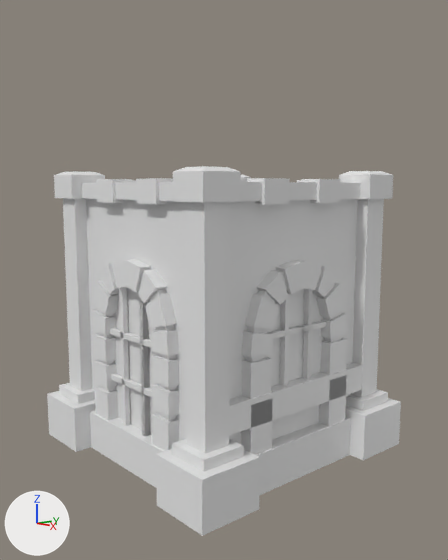
What one commit did to the Blender file archerTower.blend.
Rendered twice from a 50 mm lens placed at (9.41, -8.09, 5.22), pointed at (0.1, 0.01, 3.38). The lights are fixed; the arrows at lower left show +X, +Y and +Z.

The first picture shows 'Cube.003', 'Cube.009', 'Cube.011', 'Cube.014', 'Cube.015', 'Cube.016', 'kolona1', 'kolona2', 'kolona3', 'pagrindas', 'tvorele1', 'tvorele4'.
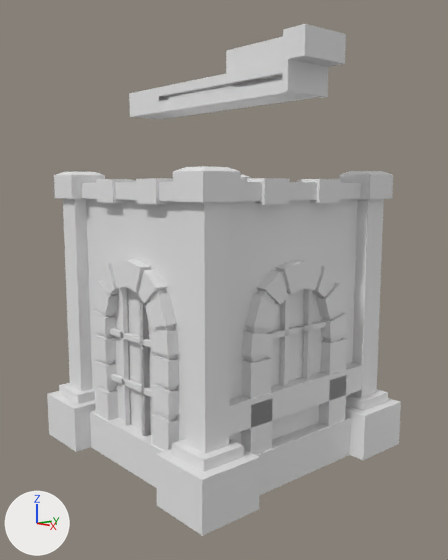
Edits to the scene script, one JSON object a line:
```json
{"op": "add", "block": "me_cube_009", "code": ["me_cube_009 = bpy.data.meshes.new('Cube.009')", "me_cube_009.from_pydata(...)  # 364 vertices, 358 faces, 2 loose edges; spans x -1.0..1.0, y -1.25..1.25, z -1.0..2.89"]}
{"op": "add", "block": "ob_cube_001", "code": ["ob_cube_001 = bpy.data.objects.new('Cube.001', me_cube_009)", "ob_cube_001.location = (0.0, 0.0, 7.0)", "ob_cube_001.scale = (2.6, 0.4, 0.25)"]}
```

Where the change shows, as pixel boxes [x1, y1, x2, y2] in the pictures (448 x 560 px):
```json
{"object": "Cube.001", "change": "added", "after": [129, 24, 346, 119]}
```
